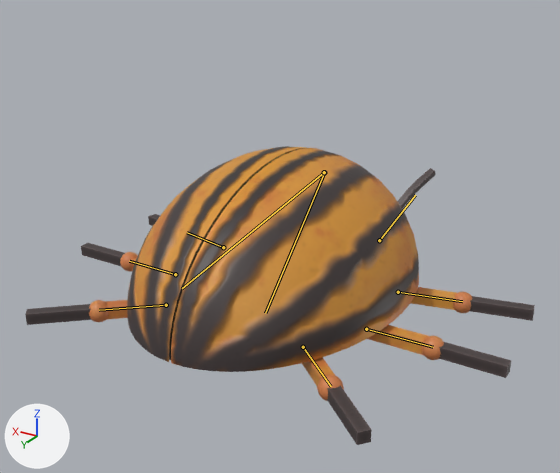
One commit to the FBX model Assets/Assets/Models/Farm/beetle/mesh_beetle.fbx: the scene before it, then after it.
Before and after are seen from a 50 mm lens placed at (-0.738, 1.246, 0.72), pointed at (0.007, 0.005, 0.1). Arrows for +X, +Y and +Z are at lower left; the lights stay in place. The bones that change are drawn over the model as lines.

In view in the first picture: 'mesh_beetle'.
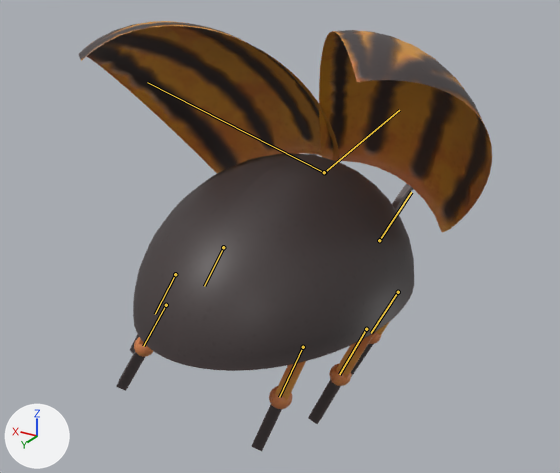
The newer file adds an action. The first version stands in its rest pose; the second is drawn at frame 81 of the action 'anim_beetle_flying'.

The change in detail:
Bone 'antenna_R' (bone_antenna_r) turns from (0, 0, 0) to (-4, 1, 0) degrees about its own x, y and z.
Bone 'leg01_R_1' (bone_leg01_r_1) turns from (0, 0, 0) to (69, 16, -129) degrees about its own x, y and z.
Bone 'leg02_R_1' (bone_leg02_r_1) turns from (0, 0, 0) to (92, -24, 86) degrees about its own x, y and z.
Bone 'leg03_R_1' (bone_leg03_r_1) turns from (0, 0, 0) to (69, -5, 124) degrees about its own x, y and z.
Bone 'leg01_L_1' (bone_leg01_l_1) turns from (0, 0, 0) to (95, 27, 87) degrees about its own x, y and z.
Bone 'leg02_L_1' (bone_leg02_l_1) turns from (0, 0, 0) to (89, -29, -90) degrees about its own x, y and z.
Bone 'leg03_L_1' (bone_leg03_l_1) turns from (0, 0, 0) to (103, -27, -79) degrees about its own x, y and z.
Bone 'wing_R' (bone_wing_r) turns from (0, 0, 0) to (-29, 14, 47) degrees about its own x, y and z.
Bone 'wing_L' (bone_wing_l) turns from (0, 0, 0) to (34, -15, 40) degrees about its own x, y and z.

What differs and where, as boxes [x1, y1, x2, y2] in the pictures (560 x 473 px):
'mesh_beetle', posed (19% narrower, 44% taller): before [25, 146, 535, 445]; after [78, 21, 492, 451]
bone 'antenna_R', root to tip: before (379, 240) to (415, 195); after (379, 240) to (411, 192)
bone 'leg01_R_1', root to tip: before (398, 292) to (462, 301); after (398, 292) to (371, 333)
bone 'leg02_R_1', root to tip: before (366, 329) to (433, 347); after (366, 329) to (339, 374)
bone 'leg03_R_1', root to tip: before (303, 347) to (331, 386); after (303, 347) to (279, 397)
bone 'leg01_L_1', root to tip: before (223, 247) to (187, 232); after (223, 247) to (204, 286)
bone 'leg02_L_1', root to tip: before (175, 274) to (129, 261); after (175, 274) to (155, 314)
bone 'leg03_L_1', root to tip: before (166, 305) to (99, 310); after (166, 305) to (143, 346)
bone 'wing_R', root to tip: before (324, 172) to (265, 313); after (324, 172) to (399, 110)
bone 'wing_L', root to tip: before (324, 172) to (182, 288); after (324, 172) to (147, 82)
